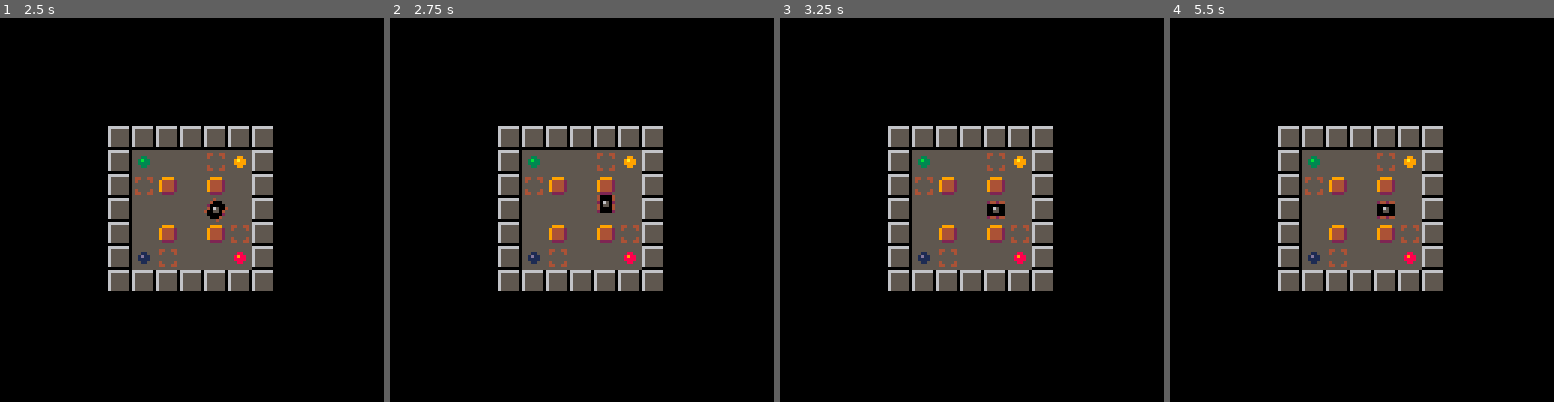
Above: before the commit, frames 1-4 (left to right).
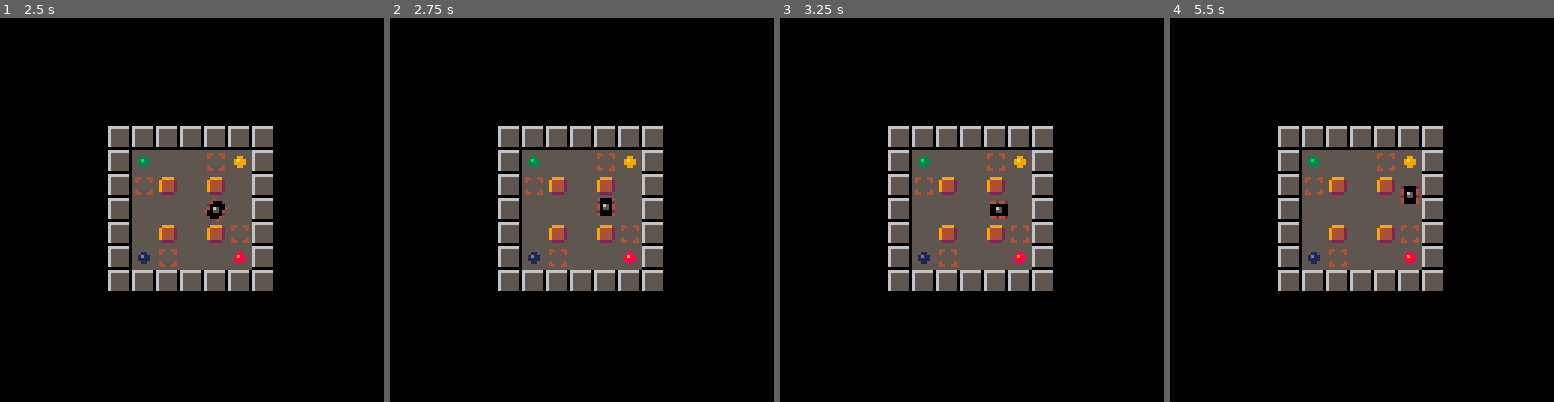
Above: after the commit, the same moments.

Repository: erwinbonsma/SokoBubbleP8
Game: PICO-8 cartridge sokububble.p8
The game is run twice, just before and just after one commit, with the same random seed, the same clock (stepped at 60 frames per second) and the same inputs.
Inputs:
- Up to frame 1 (2.5 s): tap X (X key) at 0.33, 1.07, 1.85 s; hold Right 1.6-2.1 s; hold Up 2.15-2.42 s; hold Right from 2.47 s (still down)
- Up to frame 2 (2.75 s): keep holding Right
- Up to frame 3 (3.25 s): tap X (X key) at 2.97 s; release Right at 3.03 s; hold Left from 3.08 s (still down)
- Up to frame 4 (5.5 s): release Left at 3.58 s; hold Down 3.63-3.97 s; hold Right 4.02-4.68 s; tap X (X key) at 4.08, 5.2 s; hold Up 4.73-5.03 s; hold Left from 5.08 s (still down)

Frame 1 is identical in both runs. In frame 2, 0.1% of the frame differs, in the area x 53-59%, y 46-52%; in frame 3, 0.1%; in frame 4, 0.4%, in the area x 53-65%, y 43-53%.

Commit message:
Remove unecessary animation delays

Diff:
--- a/sokububble.p8
+++ b/sokububble.p8
@@ -324,7 +324,7 @@
 
  for i=1,8 do
   plyr:_forward(mov)
-  yield()
+  if i!=8 then yield() end
  end
 end
 
@@ -345,8 +345,7 @@
   if i>2 then
    mov.push_box:_push(mov)
   end
-
-  yield()
+  if i!=10 then yield() end
  end
 
  if (
@@ -356,7 +355,7 @@
  ) then
   --continue into next move
   plyr:_start_queued_move(state)
-  yield()
+  yield() --allow anim swap
  else
   --retreat after placing box
   for i=1,2 do
